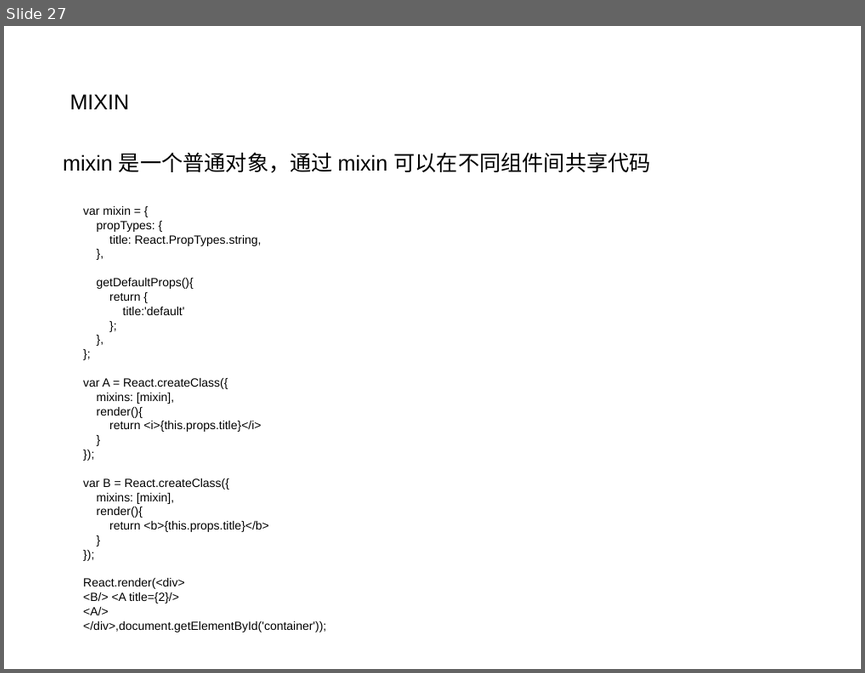
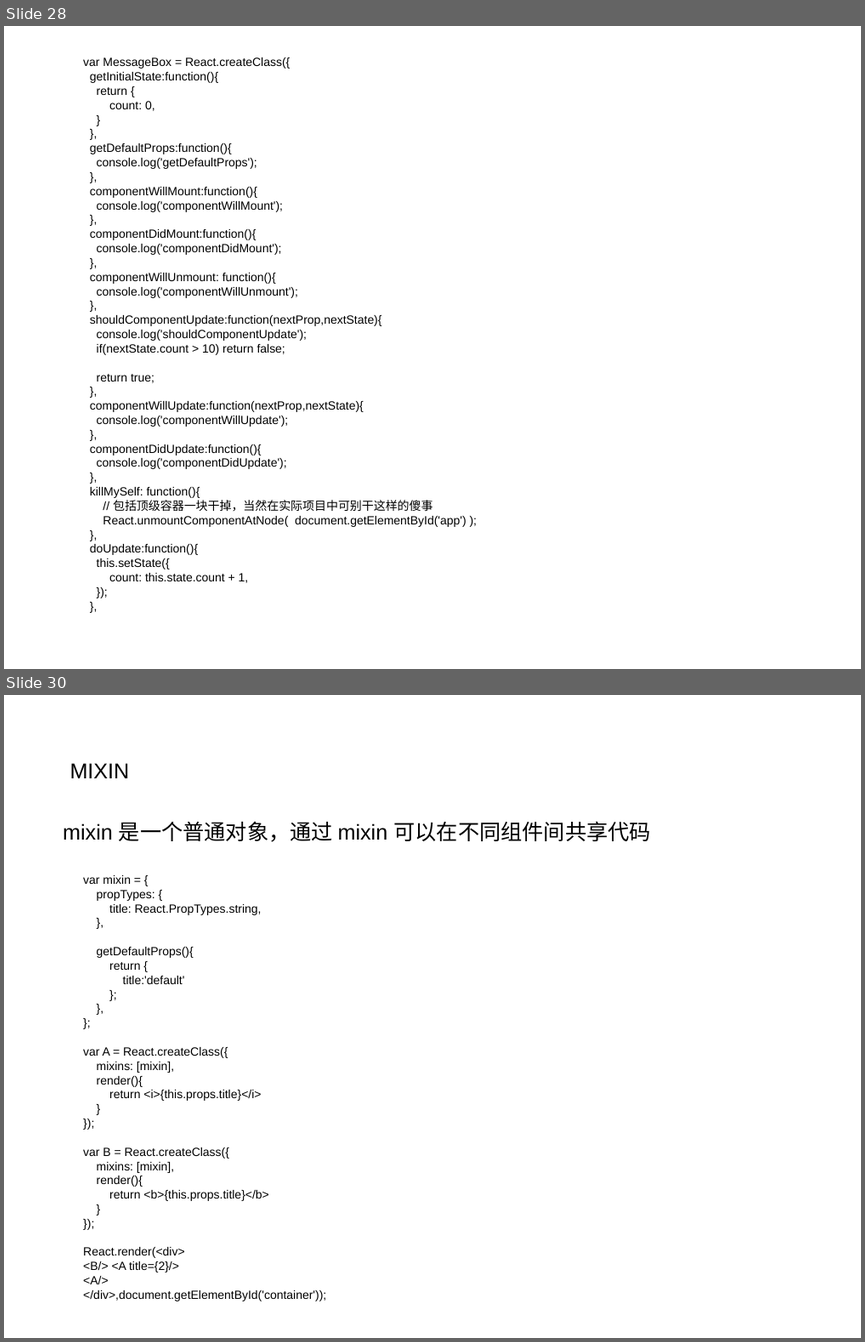
Before and after one commit to guanmeiqi/react-basicKnowledges, a slide deck: react.ppt. Shown one above the other, each under a label of ours: slide 27 before the commit, slides 28 and 30 after it; the slides between them are not shown. The pictures are 865x673 and 865x1342 pixels, drawn with LibreOffice and Linux fonts; fonts in the diff are those of the drawing; background and template pictures are left out. Boxes give left, top, right and bottom in pixels: in the first picture for what was removed or moved away, otherwise in the second. Text is boxed around its words. In the diff, an @@ line names an element or a change of style, - is before the commit and + after.

```diff
--- a/react.ppt
+++ b/react.ppt
@@ slide 28 added at (4,26,861,669), background picture (left out) @@
@@ text added at (83,57,466,583), 10 pt, text #000000 @@
+var MessageBox = React.createClass({
+getInitialState:function(){
+return {
+count: 0,
+}
+},
+getDefaultProps:function(){
+console.log('getDefaultProps');
+},
+componentWillMount:function(){
+console.log('componentWillMount');
+},
+componentDidMount:function(){
+console.log('componentDidMount');
+},
+componentWillUnmount: function(){
+console.log('componentWillUnmount');
+},
+shouldComponentUpdate:function(nextProp,nextState){
+console.log('shouldComponentUpdate');
+if(nextState.count > 10) return false;
+return true;
+},
+componentWillUpdate:function(nextProp,nextState){
+console.log('componentWillUpdate');
+},
+componentDidUpdate:function(){
+console.log('componentDidUpdate');
+},
+killMySelf: function(){
+// 包括顶级容器一块干掉，当然在实际项目中可别干这样的傻事
+React.unmountComponentAtNode( document.getElementById('app') );
+},
+doUpdate:function(){
+this.setState({
+count: this.state.count + 1,
+});
+},
@@ what was slide 27 is now slide 30 @@
```
Also in this commit, not shown: 6 slides changed, 2 other slides added, 2 other files.
